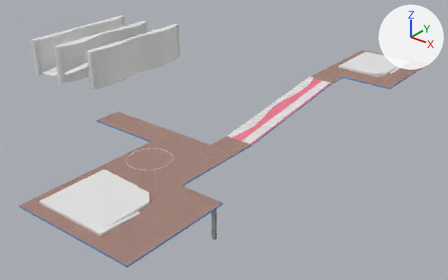
One commit to the Blender file Utils/Modelos/PlataformaCompletaJoao.blend: the scene before it, then after it.
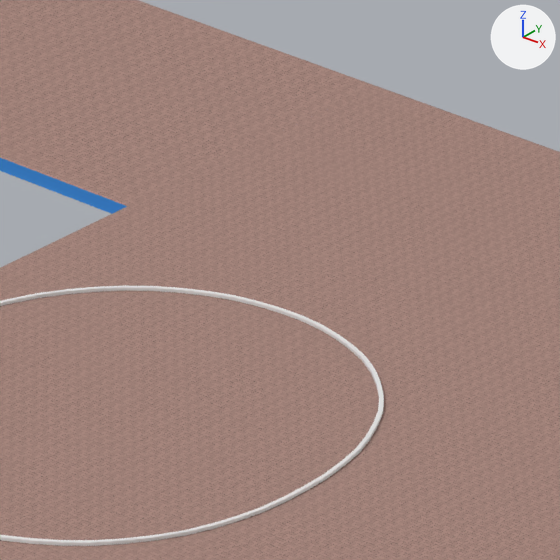
The first picture shows the older version from a 50 mm lens placed at (103.3, -234.8, 94.5), pointed at (-54.1, -38.1, -27.5). The close-ups show both versions on the part from 31% to 42% of the width and 44% to 61% of the height of that picture. Arrows for +X, +Y and +Z are at upper right; the lights stay in place.

Names of what the first close-up shows: 'BaseBrinquedos.001', 'Plane.002', 'PlataformaInferior', 'PlataformaInferior.001', 'RampaEntrada.001'.
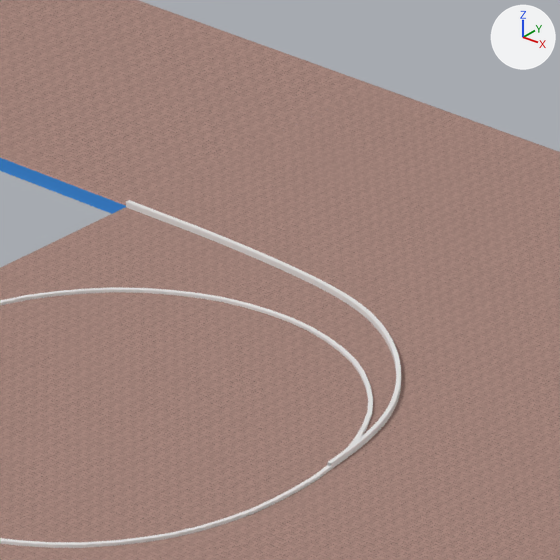
Location of each change, [x1, y1, x2, y2] in pixels of the close-ups (560 x 560 px):
'Plane.002', moved
    before: [0, 285, 384, 546]
    after: [0, 287, 373, 548]
'Plane.001', added
    after: [126, 200, 401, 468]

The change, as a list of edits to the scene's bpy script:
```text
Add me_plane_008:
    me_plane_008.from_pydata(...)  # 1212 vertices, 907 faces; spans x -0.1..17.8, y -9.3..0.1, z 0.0..0.2
Add cu_nurbspath_002:
    cu_nurbspath_002 = bpy.data.curves.new('NurbsPath.002', 'CURVE')
    cu_nurbspath_002.dimensions = '3D'
    _sp = cu_nurbspath_002.splines.new('NURBS'); _sp.points.add(9)
    _sp.points.foreach_set('co', [-0.0000578, 0.0, 0.0, 1.0, 1.0, 0.0, 0.0, 1.0, 2.0, 0.0, 0.0, 1.0, 3.0, 0.0, 0.0, 1.0, 4.0, 0.0, 0.0, 1.0, 9.753, -0.229, 0.0, 1.0, 13.23, -1.271, 0.0, 1.0, 16.97, -4.695, 0.0, 1.0, 17.62, -7.747, 0.0, 1.0, 17.93, -11.27, 0.0, 1.0])
    _sp.order_u = 5
    _sp.order_v = 0
    _sp.use_endpoint_u = True
    cu_nurbspath_002.use_path = True
    cu_nurbspath_002.use_path_clamp = True
    cu_nurbspath_002.bevel_resolution = 0
    cu_nurbspath_002.fill_mode = 'HALF'
Change ob_plane_002:
    ob_plane_002.location: (-52.14, -94.48, -11.05) -> (-52.34, -94.76, -11.07)
Add ob_plane_001:
    ob_plane_001 = bpy.data.objects.new('Plane.001', me_plane_008)
    ob_plane_001.parent = ob_nurbspath
    ob_plane_001.matrix_parent_inverse = Matrix(((1.0, 0.0, 0.0, 0.0000578), (0.0, 1.0, 0.0, 0.0), (0.0, 0.0, 1.0, 0.0), (0.0, 0.0, 0.0, 1.0)))
    ob_plane_001.location = (0.0, 0.0, -0.24)
Add ob_nurbspath:
    ob_nurbspath = bpy.data.objects.new('NurbsPath', cu_nurbspath_002)
    ob_nurbspath.location = (-53.91, -83.2, -10.83)
```
